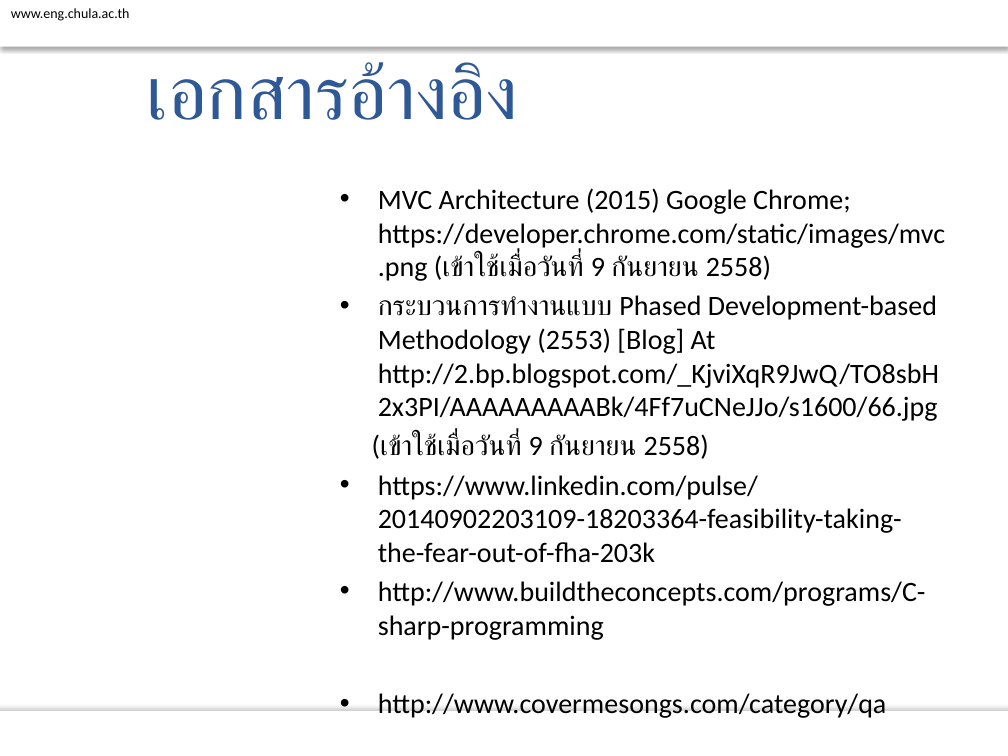
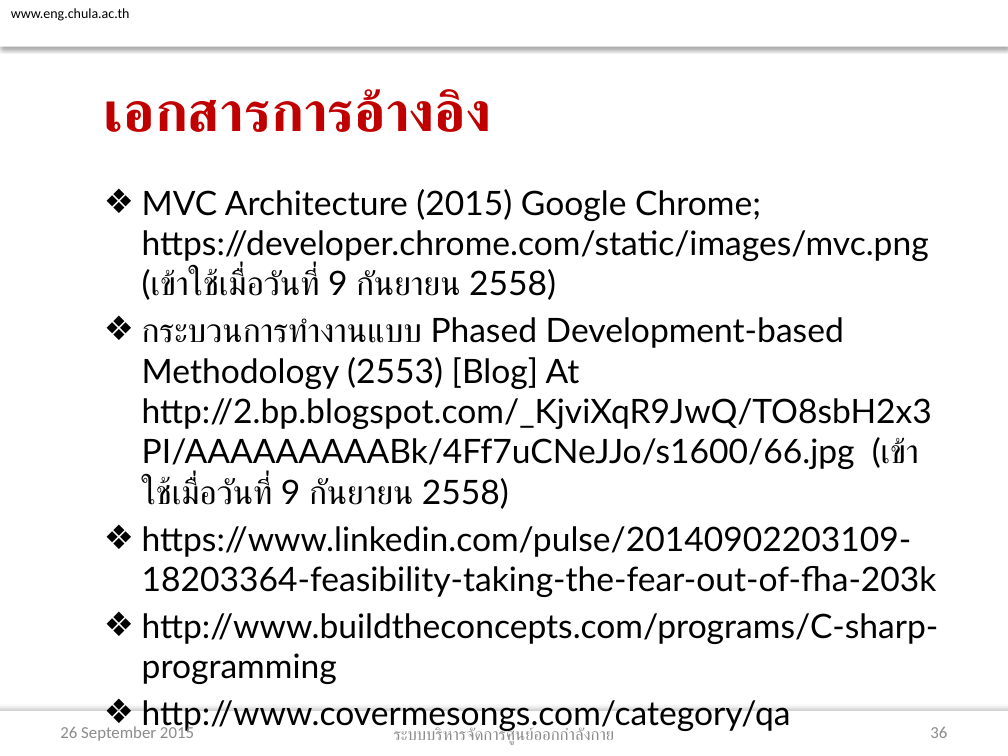
Before and after one commit to atadeesom/BubbleBeeDoc, a slide deck: slide 36 of Proposal/Final/Presentation R1.pptx (slide 37 before the commit). Drawn at 1008x756 pixels with LibreOffice and Linux fonts; fonts in the diff are those of the drawing; background and template pictures are left out. Boxes give left, top, right and bottom in pixels: in the first picture for what was removed or moved away, otherwise in the second. Text is boxed around its words. In the diff, an @@ line names an element or a change of style, - is before the commit and + after.

Commit message:
revised 2 by mim

```diff
--- a/Proposal/Final/Presentation R1.pptx
+++ b/Proposal/Final/Presentation R1.pptx
@@ title "เอกสารการอ้างอิง" at [104, 89, 491, 132]: vertical alignment bottom to middle @@
@@ title at [104, 89, 491, 132]: text changed; size 54 to 40 pt; font Calibri to Lato; text colour #2F5897 to #C00000; bold on @@
-เอกสารอ้างอิง
+เอกสารการอ้างอิง
@@ text "MVC Architecture (2015) Google Chrome; ...": place and size @@
-text "MVC Architecture (2015) Google Chrome; ..." at [378, 188, 945, 640]
+text "MVC Architecture (2015) Google Chrome; ..." at [142, 189, 939, 684]
@@ text at [142, 189, 939, 684]: size 20 to 24 pt, font Calibri to Lato in "MVC Architecture (2015) Google Chrome; https://developer.chr ...", "https://www.linkedin.com/pulse/20140902203109-18203364-feasi ...", "http://www.buildtheconcepts.com/programs/C-sharp-programming", "http://www.covermesongs.com/category/qa"; bullet • to ❖ @@
@@ text at [142, 317, 932, 509]: text changed; size 20 to 24 pt; font Calibri to Lato @@
-• กระบวนการทำงานแบบ Phased Development-based Methodology (2553) [Blog] At http://2.bp.blogspot.com/_KjviXqR9JwQ/TO8sbH2x3PI/AAAAAAAAABk/4Ff7uCNeJJo/s1600/66.jpg
-(เข้าใช้เมื่อวันที่ 9 กันยายน 2558)
+❖ กระบวนการทำงานแบบ Phased Development-based Methodology (2553) [Blog] At http://2.bp.blogspot.com/_KjviXqR9JwQ/TO8sbH2x3PI/AAAAAAAAABk/4Ff7uCNeJJo/s1600/66.jpg (เข้าใช้เมื่อวันที่ 9 กันยายน 2558)
@@ text added at [60, 725, 194, 741], 12 pt, text #8C8C8C @@
+26 September 2015
@@ text added at [394, 727, 615, 745], 12 pt, text #8C8C8C @@
+ระบบบริหารจัดการศูนย์ออกกำลังกาย
@@ page number added at [930, 727, 947, 738], 12 pt, text #8C8C8C @@
+36
```
Also in this commit, not shown: 29 other slides changed, 6 slides added, 6 slides removed.
